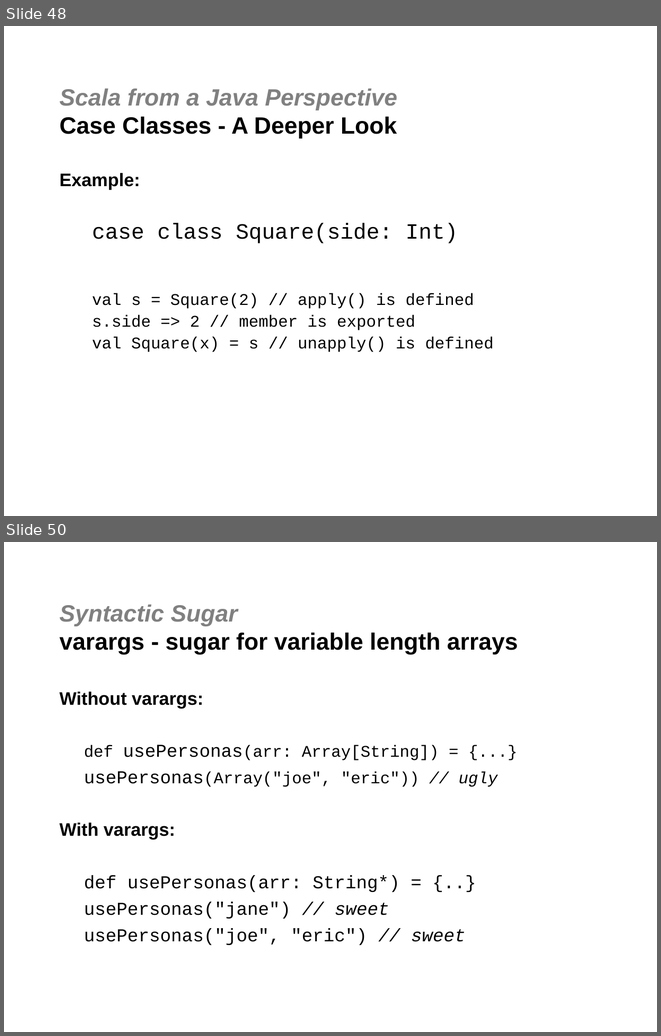
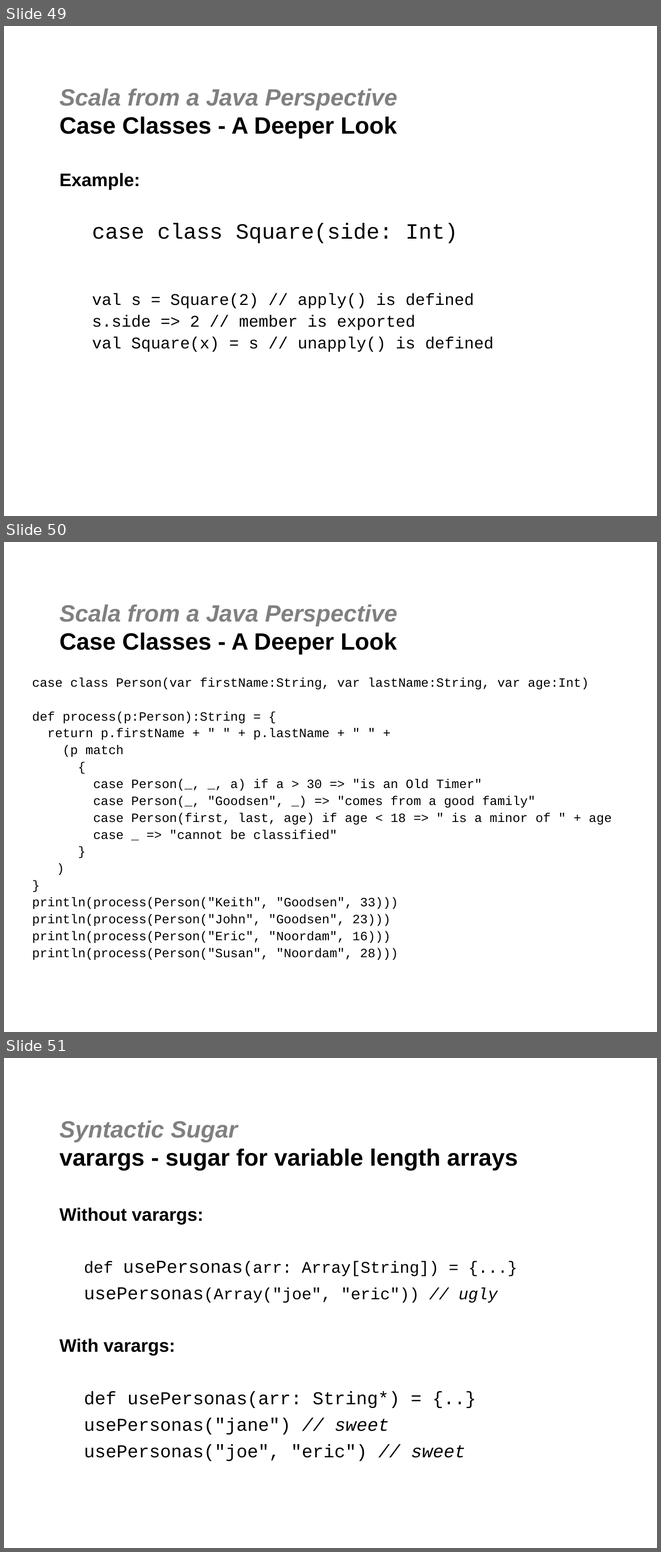
Before and after one commit to jgoodsen/agile2010, a slide deck: 03-scala.ppt. Shown one above the other, each under a label of ours: slides 48 and 50 before the commit, slides 49, 50 and 51 after it; the slides between them are not shown. The pictures are 661x1036 and 661x1552 pixels, drawn with LibreOffice and Linux fonts; fonts in the diff are those of the drawing; background and template pictures are left out. Boxes give left, top, right and bottom in pixels: in the first picture for what was removed or moved away, otherwise in the second. Text is boxed around its words. In the diff, an @@ line names an element or a change of style, - is before the commit and + after.

```diff
--- a/03-scala.ppt
+++ b/03-scala.ppt
@@ slide 50 added at bbox=[4, 542, 657, 1032], background #FFFFFF @@
@@ title added at bbox=[60, 605, 397, 654], 26 pt, text #808080, bold, italic @@
+Scala from a Java Perspective
+Case Classes - A Deeper Look
@@ text added at bbox=[32, 677, 611, 960], 14 pt, text #000000 @@
+case class Person(var firstName:String, var lastName:String, var age:Int)
+def process(p:Person):String = {
+return p.firstName + " " + p.lastName + " " +
+(p match
+{
+case Person(_, _, a) if a > 30 => "is an Old Timer"
+case Person(_, "Goodsen", _) => "comes from a good family"
+case Person(first, last, age) if age < 18 => " is a minor of " + age
+case _ => "cannot be classified"
+}
+)
+}
+println(process(Person("Keith", "Goodsen", 33)))
+println(process(Person("John", "Goodsen", 23)))
+println(process(Person("Eric", "Noordam", 16)))
+println(process(Person("Susan", "Noordam", 28)))
@@ what was slide 48 is now slide 49 @@
@@ what was slide 50 is now slide 51 @@
```
Also in this commit, not shown: 3 slides changed, 2 other slides added, 2 slides removed, 7 other files.
